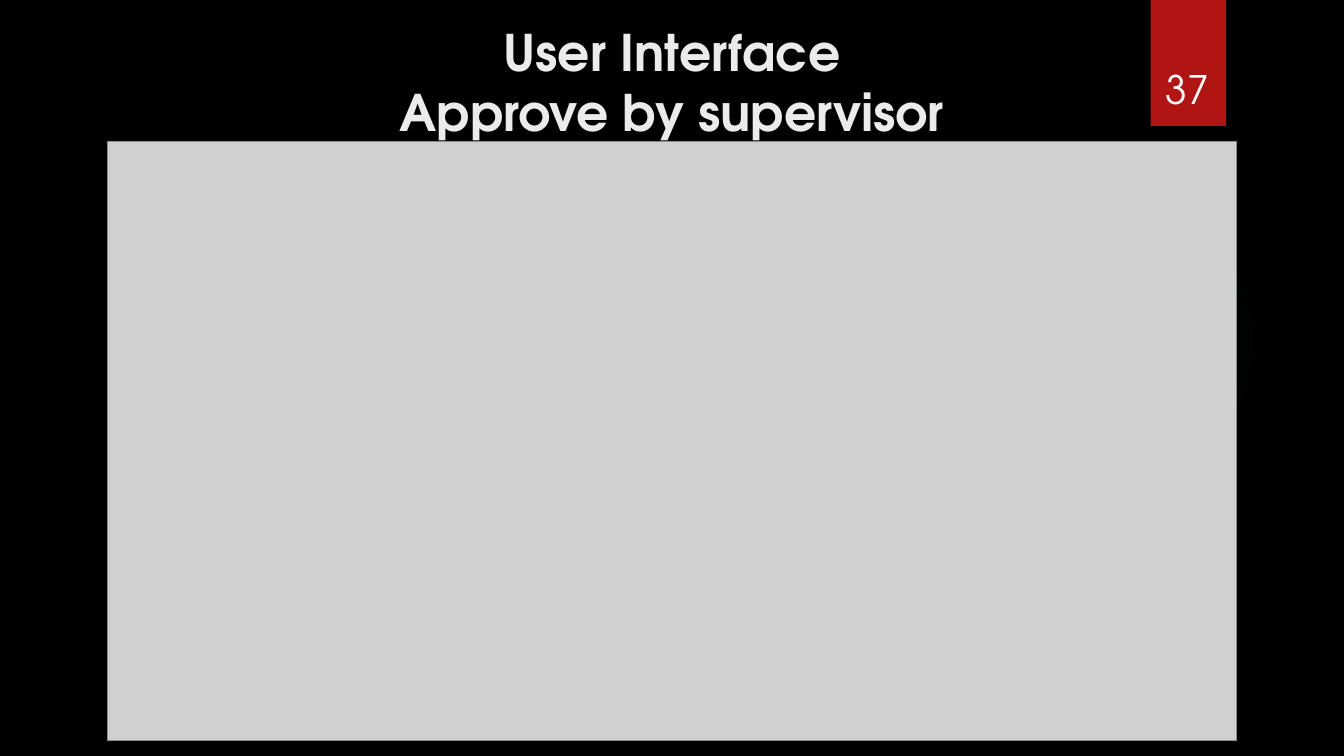
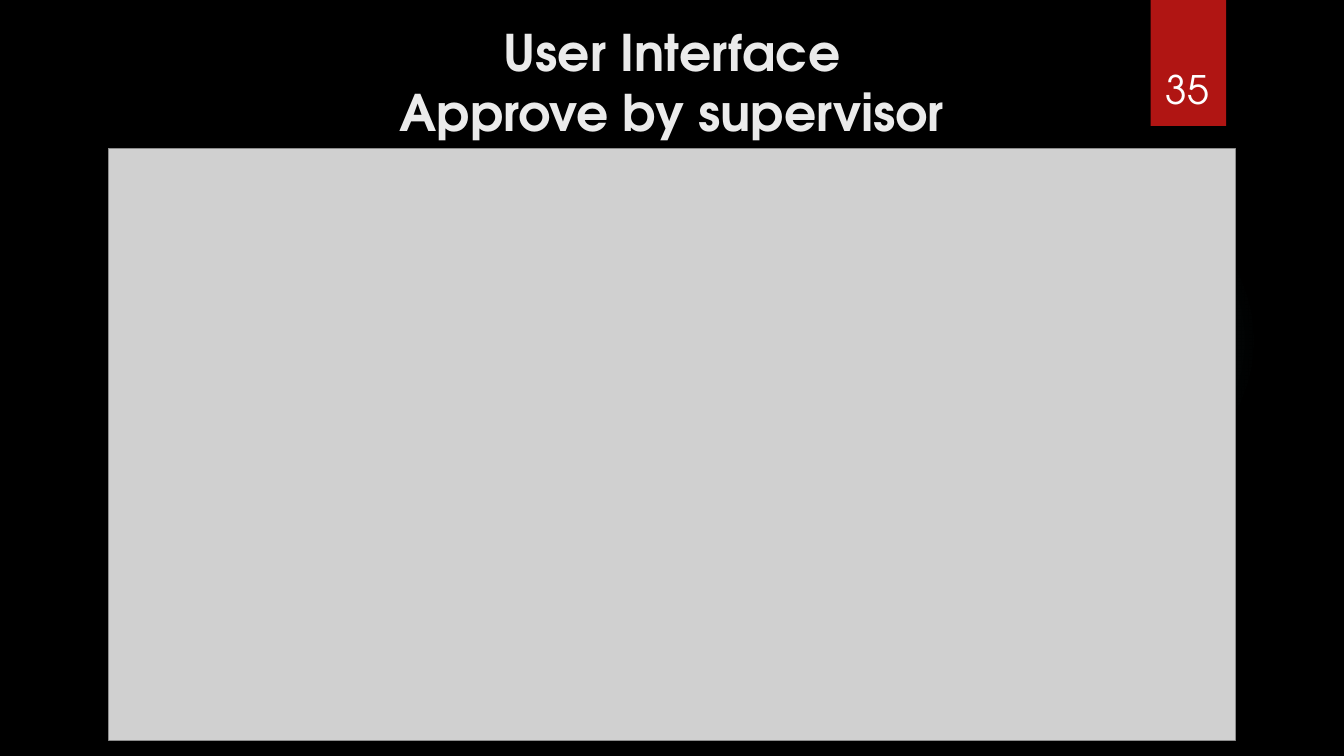
Before and after one commit to teamils/ILS_HR, a slide deck: slide 35 of project ILS-HR.pptx (slide 37 before the commit). Drawn at 1344x756 pixels with LibreOffice and Linux fonts; fonts in the diff are those of the drawing; grey boxes stand for pictures; background and template pictures are left out. Boxes give left, top, right and bottom in pixels: in the first picture for what was removed or moved away, otherwise in the second. Text is boxed around its words. In the diff, an @@ line names an element or a change of style, - is before the commit and + after.

```diff
--- a/project ILS-HR.pptx
+++ b/project ILS-HR.pptx
@@ page number at (x1=1166, y1=74, x2=1209, y2=105): text changed @@
-37
+35
@@ picture resized from (x1=108, y1=141, x2=1237, y2=740) to (x1=109, y1=149, x2=1236, y2=741) @@
```
Also in this commit, not shown: 7 other slides changed, 2 slides removed, 22 other files.
